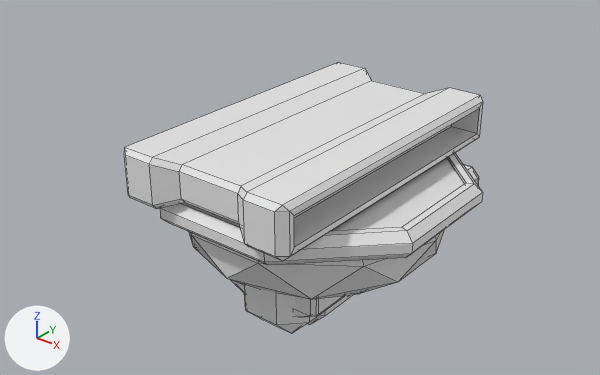
The Blender file Assets/Models/Tank.blend, before and after one commit.
Both versions are drawn from a 50 mm camera at (2.49, -3.25, 1.65) aimed at (-0.24, 0.16, -0.46). Every picture has the same lights, and +X, +Y and +Z are marked at lower left. Mesh edges are drawn as thin lines.

Script lines for the objects in view, before the commit:
```python
me_cube_001 = bpy.data.meshes.new('Cube.001')
me_cube_001.from_pydata(...)  # 80 vertices, 74 faces; spans x -0.52..0.52, y -0.07..0.2, z -0.9..0.9
me_icosphere = bpy.data.meshes.new('Icosphere')
me_icosphere.from_pydata(...)  # 264 vertices, 256 faces; spans x -0.82..0.82, y 0.19..1.12, z -0.82..1.8
ob_cube_001 = bpy.data.objects.new('Cube.001', me_cube_001)
ob_cube_001.location = (0.0, 0.0, 0.0)
ob_cube_001.rotation_euler = (-1.571, 0.0, 0.0)  # degrees (-90, 0, 0)
ob_icosphere = bpy.data.objects.new('Icosphere', me_icosphere)
ob_icosphere.location = (0.0, 0.0, 0.0)
ob_icosphere.rotation_euler = (-1.571, 0.0, 0.0)  # degrees (-90, 0, 0)
```
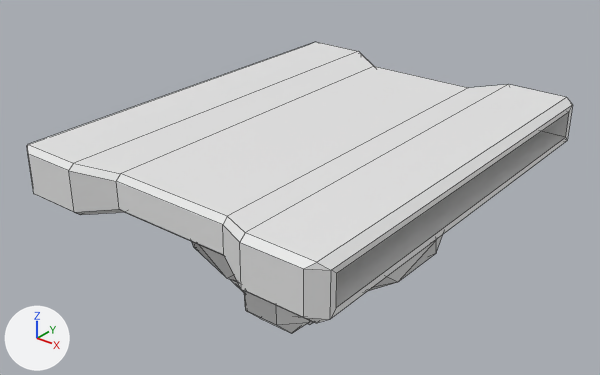
What differs and where, as boxes [x1, y1, x2, y2] in the pictures (600 x 375 px):
'Cube.001', rescaled (52% wider, 41% taller)
    before: [124, 62, 483, 261]
    after: [27, 42, 573, 323]
'Icosphere', unchanged, covered by the edit
    before: [160, 153, 483, 333]
    after: [192, 235, 443, 333]

The change in detail:
Object 'Cube.001' (ob_cube_001) is rescaled from (1.0, 1.0, 1.0) to (1.8, 1.0, 1.31).
